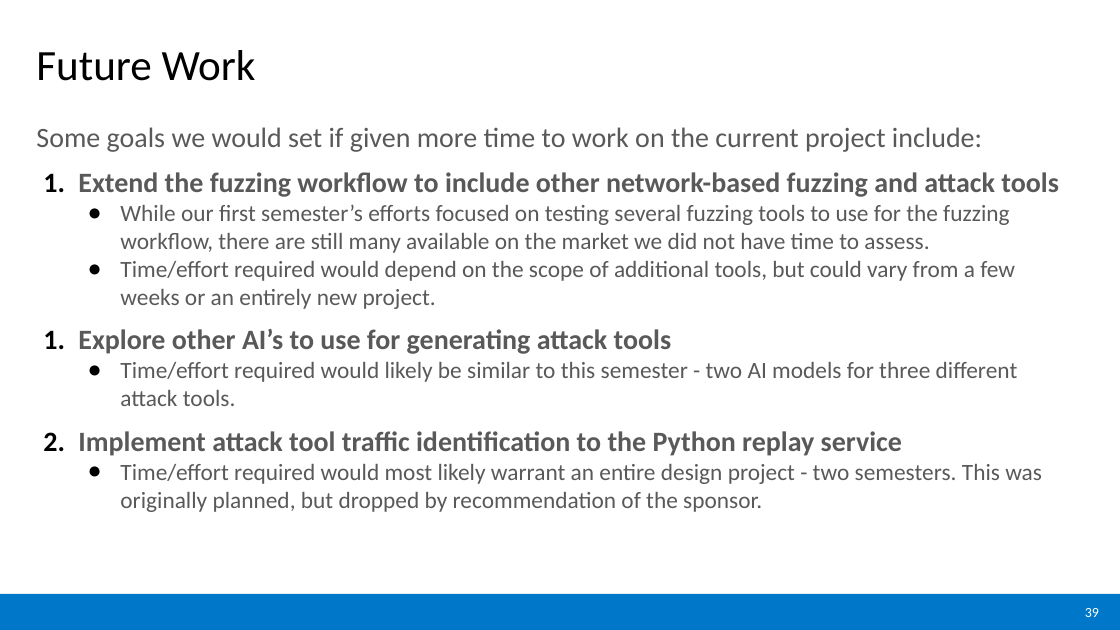
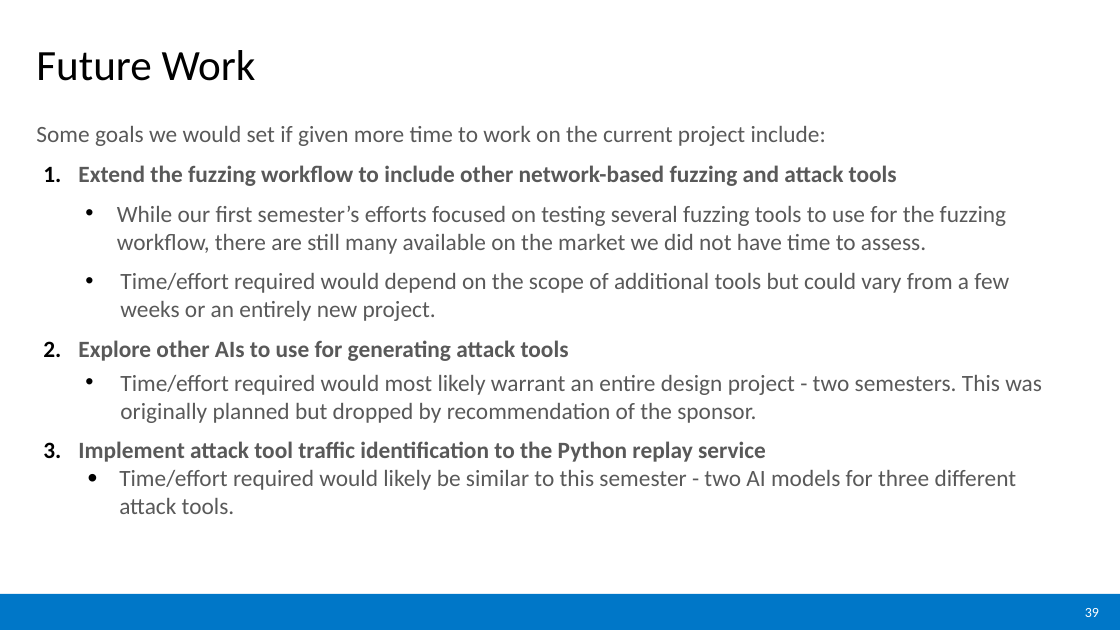
Before and after one commit to NCSickels/chadv1.0, a slide deck: slide 39 of deliverables/design_review/S25_Final_Design_Review/G12_Final_Design_Review_Presentation.pptx. Drawn at 1120x630 pixels with LibreOffice and Linux fonts; fonts in the diff are those of the drawing. Boxes give left, top, right and bottom in pixels: in the first picture for what was removed or moved away, otherwise in the second. Text is boxed around its words. In the diff, an @@ line names an element or a change of style, - is before the commit and + after.

Commit message:
chore: typos and formatting

```diff
--- a/deliverables/design_review/S25_Final_Design_Review/G12_Final_Design_Review_Presentation.pptx
+++ b/deliverables/design_review/S25_Final_Design_Review/G12_Final_Design_Review_Presentation.pptx
@@ text at bbox=[36, 126, 1017, 514]: size 24 to 20 pt in "Some goals we would set if given ...", "Extend the fuzzing workflow to include other ..."; bullet ● to •; list level 1 to 2 in "While our first semester’s efforts ..."; list level 2 to 1 in "Time/effort required would likely be ..." @@
@@ text at bbox=[78, 273, 1042, 462]: text changed @@
-● Time/effort required would depend on the scope of additional tools, but could vary from a few weeks or an entirely new project.
-1. Explore other AI’s to use for generating attack tools
+  • Time/effort required would depend on the scope of additional tools but could vary from a few weeks or an entirely new project.
+2. Explore other AIs to use for generating attack tools
+  • Time/effort required would most likely warrant an entire design project - two semesters. This was originally planned but dropped by recommendation of the sponsor.
+3. Implement attack tool traffic identification to the Python replay service
@@ text at bbox=[78, 431, 1042, 512]: paragraphs removed @@
-2. Implement attack tool traffic identification to the Python replay service
-● Time/effort required would most likely warrant an entire design project - two semesters. This was originally planned, but dropped by recommendation of the sponsor.
```
Also in this commit, not shown: 5 other slides changed.
